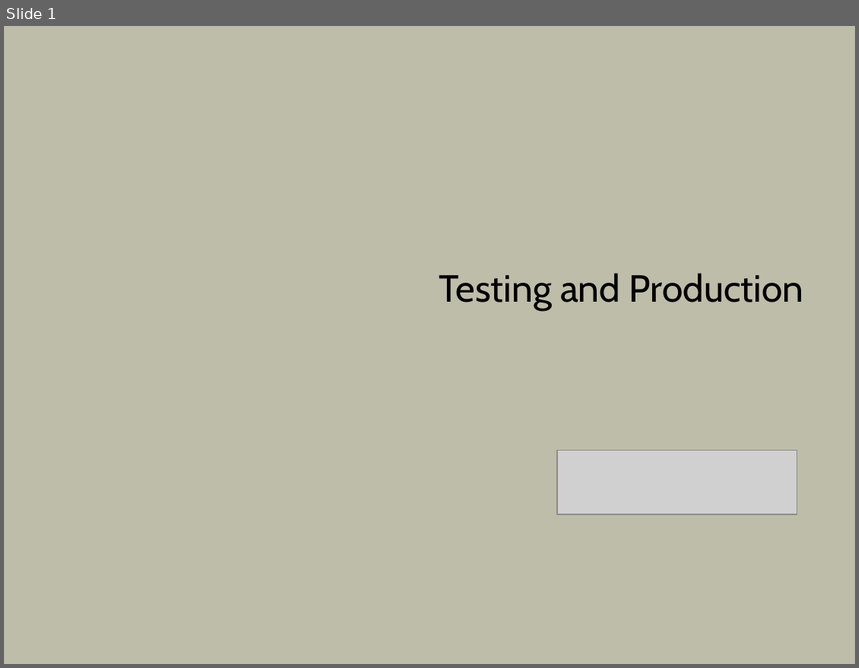
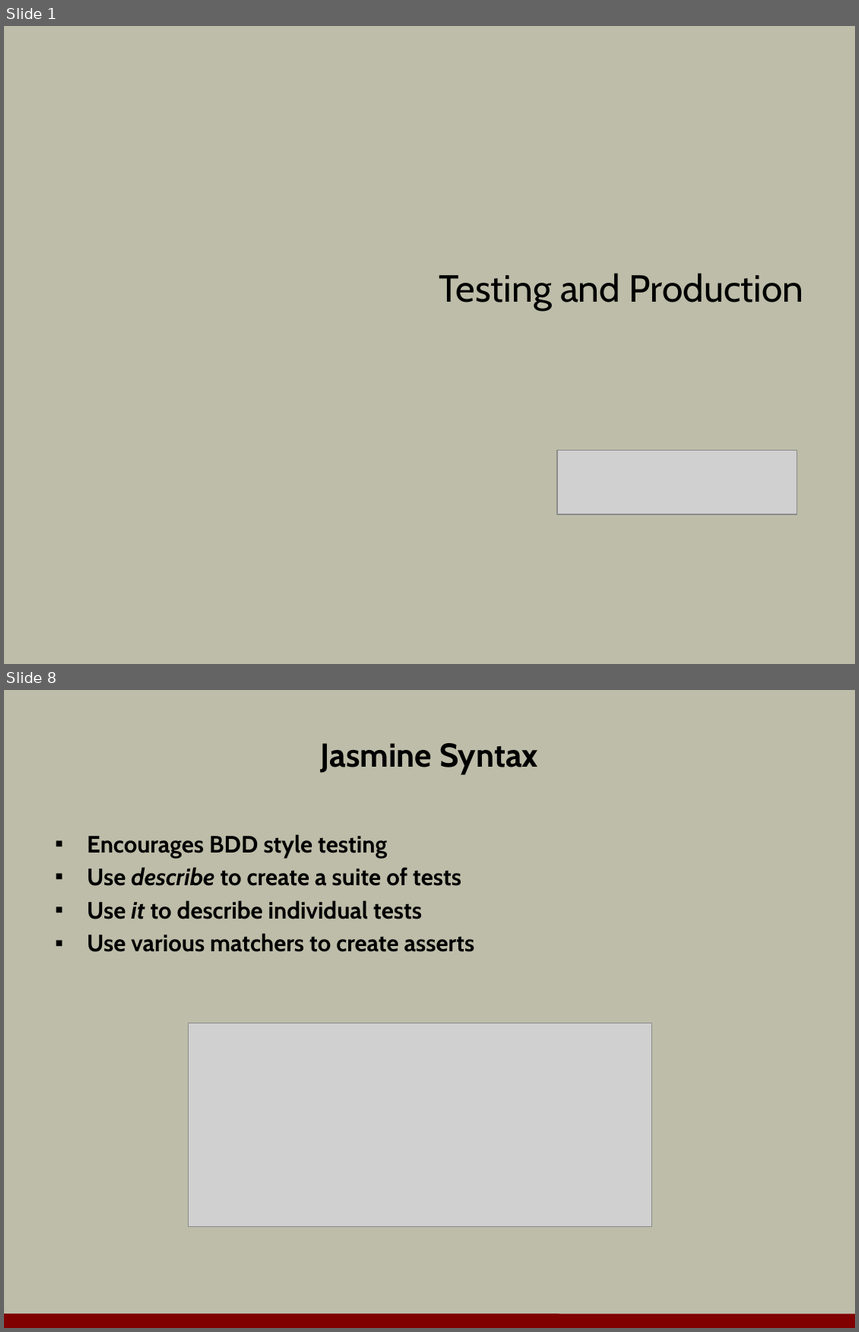
Before and after one commit to OdeToCode/classes, a slide deck: angular2/slides/08-testing.pptx. Shown one above the other, each under a label of ours: slide 1 before the commit, slides 1 and 8 after it; the slides between them are not shown. The pictures are 859x668 and 859x1332 pixels, drawn with LibreOffice and Linux fonts; fonts in the diff are those of the drawing; grey boxes stand for pictures; background and template pictures are left out. Boxes give left, top, right and bottom in pixels: in the first picture for what was removed or moved away, otherwise in the second. Text is boxed around its words. In the diff, an @@ line names an element or a change of style, - is before the commit and + after.

```diff
--- a/angular2/slides/08-testing.pptx
+++ b/angular2/slides/08-testing.pptx
@@ slide 8 added at [4,690,855,1328], background #BDBDA9 @@
@@ title added at [321,743,538,774], 28 pt, text #000000, bold @@
+Jasmine Syntax
@@ text added at [87,834,474,952], 20 pt, text #000000, bold @@
+▪ Encourages BDD style testing
+▪ Use describe to create a suite of tests
+▪ Use it to describe individual tests
+▪ Use various matchers to create asserts
@@ picture added at [189,1024,652,1228] @@
@@ line added from (4, 1321) to (855, 1322), #800000 12 pt @@
```
Also in this commit, not shown: 1 slide changed, 13 other slides added, 9 slides removed, 1 other file.
